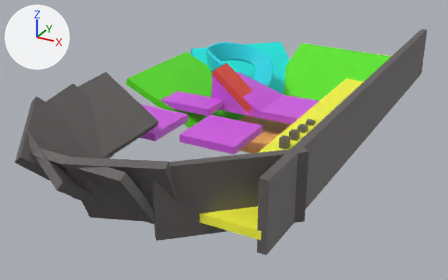
What one commit did to the Blender file assets/level0.blend.
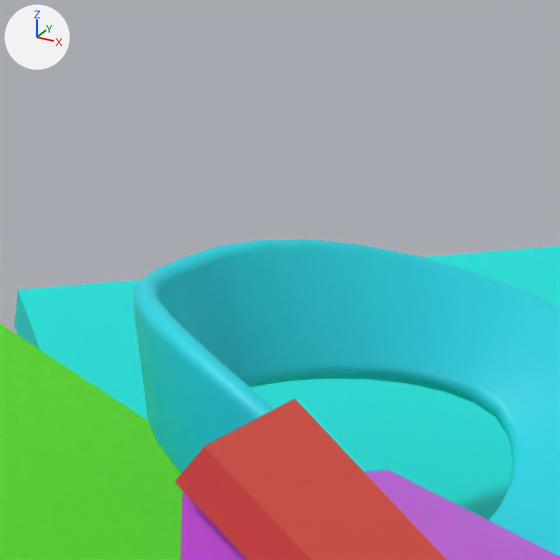
There are two pictures of each version: one whole from a camera (50 mm lens) standing at (64.4, -151.8, 62.9) and looking at (-13.2, -10.8, -7.6), one close up on the part from 42% to 58% of the width and 4% to 30% of the height. Arrows for +X, +Y and +Z are at upper left; the lights stay in place.

Before the edit, the objects in view are built like this:
```python
ob_béziercurve_001 = bpy.data.objects.new('BézierCurve.001', cu_béziercurve)
ob_béziercurve_001.location = (-28.74, 9.3, 0.0)
ob_cube_011 = bpy.data.objects.new('Cube.011', me_cube_006)
ob_cube_011.location = (-22.57, 24.11, -0.87)
ob_cube_011.rotation_euler = (0.0, 0.42, -0.77)  # degrees (0, 24, -44)
ob_cube_011.scale = (16.3, 16.3, 1.0)
ob_cube_016 = bpy.data.objects.new('Cube.016', me_cube_041)
ob_cube_016.location = (-13.46, -2.06, 5.11)
ob_cube_016.rotation_euler = (0.0, 0.686, 0.0)  # degrees (0, 39, 0)
ob_cube_016.scale = (7.88, 3.45, 1.0)
# also in view: 'Cube.028' at (-12.4, 2.3, 3.9); 'Cube.009' at (-29.1, 2.3, -0.9)
```
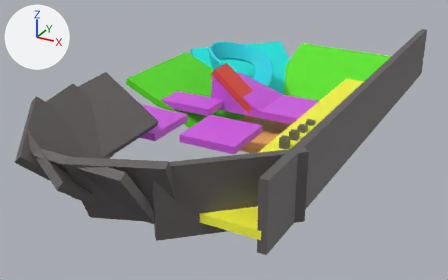
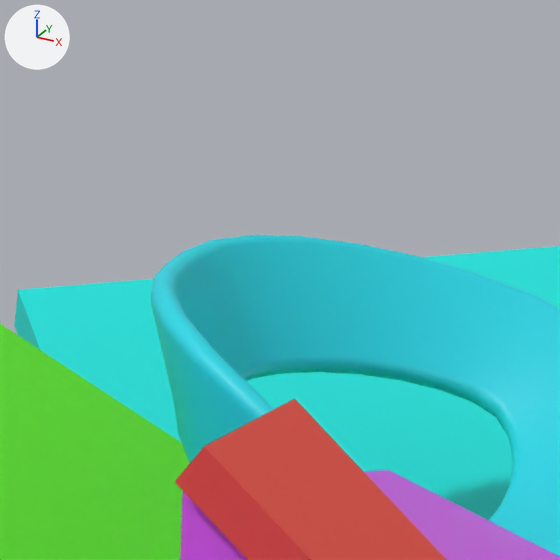
What changed in the scene script:
```text
Change cu_béziercurve:
    where _sp = cu_béziercurve.splines.new('BEZIER'); _sp.bezier_points.add(3)
    remove _sp.bezier_points.foreach_set('co', [15.97, 0.305, 2.854, 8.934, 11.98, 7.684, 0.182, 1.368, 9.981, 10.57, -8.548, 6.33])
    remove _sp.bezier_points.foreach_set('handle_left', [15.93, -0.401, 2.87, 14.5, 12.66, 5.92, 1.651, 5.082, 10.57, 2.9, -7.849, 11.7])
    remove _sp.bezier_points.foreach_set('handle_right', [16.13, 3.773, 2.772, 4.329, 11.42, 9.143, -1.191, -2.104, 9.428, 13.25, -8.791, 4.453])
    add _sp.bezier_points.foreach_set('co', [15.97, 0.305, 2.854, 8.934, 11.98, 7.684, 0.604, 1.634, 10.35, 10.57, -8.548, 6.33])
    add _sp.bezier_points.foreach_set('handle_left', [15.93, -0.401, 2.87, 14.5, 12.66, 5.92, 0.412, 5.576, 10.61, 2.9, -7.849, 11.7])
    add _sp.bezier_points.foreach_set('handle_right', [16.13, 3.773, 2.772, 4.329, 11.42, 9.143, 0.766, -1.695, 10.13, 13.25, -8.791, 4.453])
    where _sp = cu_béziercurve.splines.new('BEZIER'); _sp.bezier_points.add(3)
    remove _sp.bezier_points.foreach_set('tilt', [-7.542, -8.475, -9.271, -9.361])
    add _sp.bezier_points.foreach_set('tilt', [-7.542, -8.475, -9.111, -9.361])
```

Changed parts and their boxes (x1, y1, x2, y2) in the close-ups (560 x 560 px):
'BézierCurve.001', reshaped
    before: (134, 239, 560, 556)
    after: (151, 235, 560, 556)
